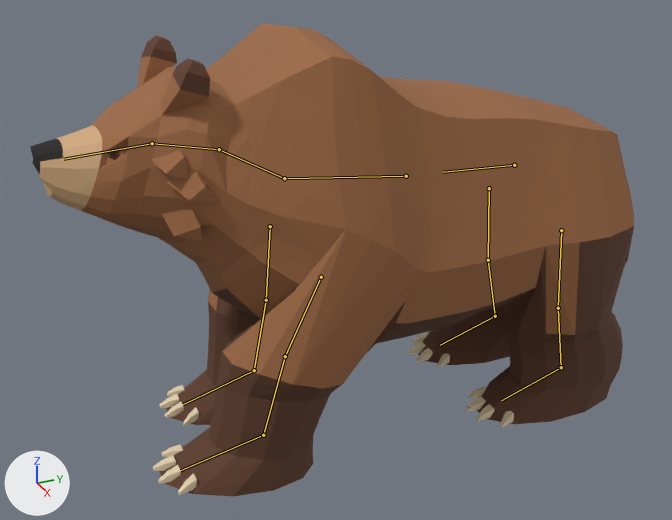
The glTF model creatures/experiments/boxmodel/abc/t7x/zoo/bear/stage4/bear.glb as it was, and as the next commit left it.
Before and after are seen from a 50 mm camera at (2.4, -1.13, 1.76) aimed at (0.0, -0.05, 0.56). Arrows for +X, +Y and +Z are at lower left; the lights stay in place. The first picture is the older version. Both versions are drawn at frame 16 of the action 'attack'; the numbers are the values there. The bones that change, and the others that lie on the model, are drawn over the model as lines.

Names of what the first picture shows: 'body', 'piece_claws', 'piece_fur' and 1 more.
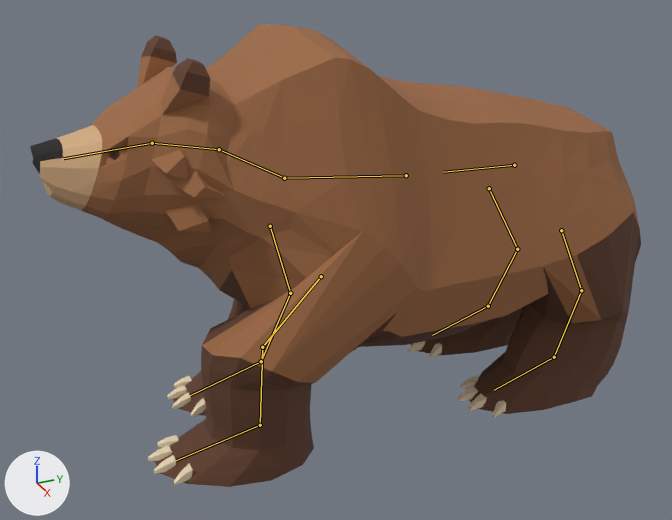
What the commit changed:
Bone 'upperarm.L' (bone_upperarm_l) turns from (21, 0, 0) to (40, 0, 0) degrees about its own x, y and z.
Bone 'forearm.L' (bone_forearm_l) turns from (-17, 0, 0) to (-47, 0, 0) degrees about its own x, y and z.
Bone 'paw.L' (bone_paw_l) turns from (0, 0, 0) to (13, 0, 0) degrees about its own x, y and z.
Bone 'upperarm.R' (bone_upperarm_r) turns from (0, 0, 0) to (-19, 0, 0) degrees about its own x, y and z.
Bone 'forearm.R' (bone_forearm_r) turns from (0, 0, 0) to (33, 0, 0) degrees about its own x, y and z.
Bone 'paw.R' (bone_paw_r) turns from (0, 0, 0) to (-14, 0, 0) degrees about its own x, y and z.
Bone 'thigh.L' (bone_thigh_l) turns from (0, 0, 0) to (-23, -1, -5) degrees about its own x, y and z.
Bone 'shin.L' (bone_shin_l) turns from (0, 0, 0) to (57, -5, 9) degrees about its own x, y and z.
Bone 'foot.L' (bone_foot_l) turns from (0, 0, 0) to (-34, -5, 0) degrees about its own x, y and z.
Bone 'thigh.R' (bone_thigh_r) turns from (0, 0, 0) to (-23, 1, 5) degrees about its own x, y and z.
Bone 'shin.R' (bone_shin_r) turns from (0, 0, 0) to (57, 5, -9) degrees about its own x, y and z.
Bone 'foot.R' (bone_foot_r) turns from (0, 0, 0) to (-34, 5, 0) degrees about its own x, y and z.

Where the change shows, as pixel boxes (x1, y1, x2, y2) in the pictures (672 x 520 px):
'body', posed: before (30, 24, 634, 496); after (30, 24, 641, 487)
'piece_claws', posed: before (153, 333, 514, 495); after (148, 341, 506, 485)
'piece_fur', posed (10% wider, 10% shorter): before (151, 150, 218, 241); after (151, 150, 225, 232)
bone 'upperarm.L', root to tip: before (321, 277) to (285, 356); after (321, 276) to (262, 347)
bone 'forearm.L', root to tip: before (285, 356) to (263, 435); after (262, 347) to (260, 425)
bone 'paw.L', root to tip: before (263, 435) to (180, 470); after (260, 425) to (176, 460)
bone 'upperarm.R', root to tip: before (270, 226) to (266, 300); after (270, 226) to (290, 293)
bone 'forearm.R', root to tip: before (266, 300) to (254, 370); after (290, 293) to (261, 361)
bone 'paw.R', root to tip: before (254, 370) to (183, 404); after (261, 361) to (190, 395)
bone 'thigh.L', root to tip: before (561, 230) to (558, 308); after (561, 230) to (581, 290)
bone 'shin.L', root to tip: before (558, 308) to (561, 367); after (581, 290) to (554, 357)
bone 'foot.L', root to tip: before (561, 367) to (501, 400); after (554, 357) to (494, 390)
bone 'thigh.R', root to tip: before (489, 188) to (488, 260); after (489, 188) to (517, 249)
bone 'shin.R', root to tip: before (488, 260) to (495, 316); after (517, 249) to (488, 306)
bone 'foot.R', root to tip: before (495, 316) to (440, 345); after (488, 306) to (432, 335)
